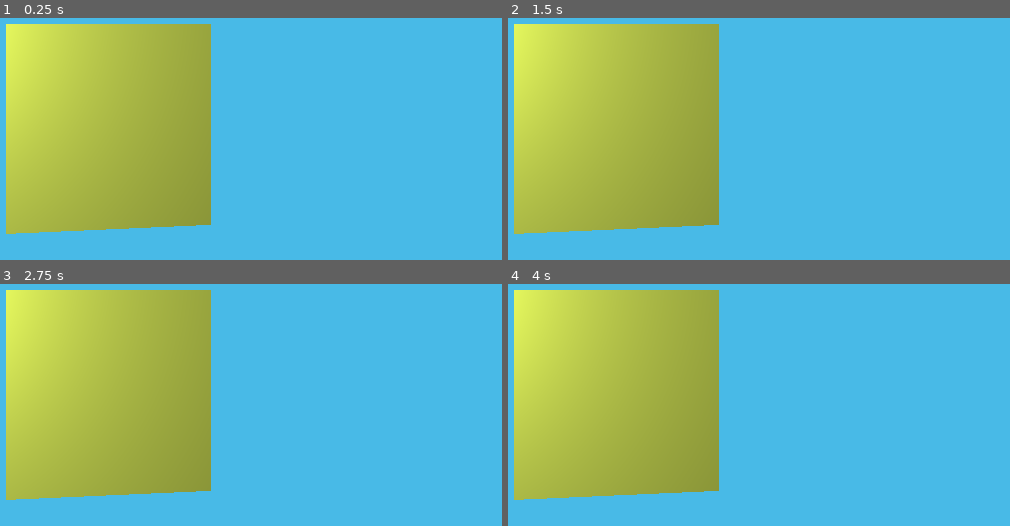
Above: before the commit, frames 1-4 (two rows, left to right).
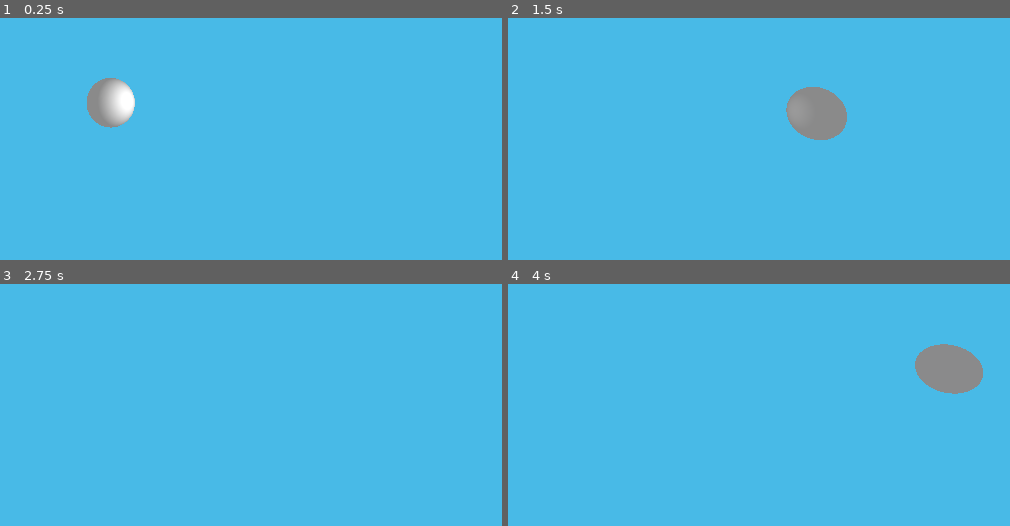
Above: after the commit, the same moments.

Repository: nickpastoria/LeadAHorseToWater
Game: Godot game, scene res://Scenes/TestScene.tscn
The game is run twice, just before and just after one commit, with the same random seed, the same clock (stepped at 60 frames per second) and the same inputs.
Inputs:
- Up to frame 1 (0.25 s): no input
- Up to frame 2 (1.5 s): tap Enter at 0.5 s; hold Right (ui_right) 0.53-1.28 s; hold Down (ui_down) from 1.28 s (still down)
- Up to frame 3 (2.75 s): release Down (ui_down) at 2.03 s; hold Right (ui_right) from 2.03 s (still down)
- Up to frame 4 (4 s): tap Space at 2.75 s; release Right (ui_right) at 2.78 s; hold Up (ui_up) 2.78-3.53 s; tap Enter at 3.5 s; hold Left (ui_left) from 3.53 s (still down)

The runs differ from the first frame. In frame 1, 35% of the frame differs, in the area x 1-43%, y 2-90%; in frame 2, 37%; in frame 3, 35%; in frame 4, 37%, in the area x 1-95%, y 2-90%.

Commit message:
Basic Character Movement

Diff:
--- /dev/null
+++ b/Assets/Player.tscn
@@ -0,0 +1,16 @@
+[gd_scene load_steps=4 format=2]
+
+[ext_resource path="res://Scripts/Player.gd" type="Script" id=1]
+
+[sub_resource type="BoxShape" id=4]
+
+[sub_resource type="SphereMesh" id=5]
+
+[node name="Player" type="KinematicBody"]
+script = ExtResource( 1 )
+
+[node name="CollisionShape" type="CollisionShape" parent="."]
+shape = SubResource( 4 )
+
+[node name="MeshInstance" type="MeshInstance" parent="."]
+mesh = SubResource( 5 )
--- a/Scenes/TestScene.tscn
+++ b/Scenes/TestScene.tscn
@@ -1,9 +1,6 @@
-[gd_scene load_steps=4 format=2]
+[gd_scene load_steps=3 format=2]
 
-[sub_resource type="CubeMesh" id=1]
-
-[sub_resource type="SpatialMaterial" id=2]
-albedo_color = Color( 0.898039, 0.972549, 0.364706, 1 )
+[ext_resource path="res://Assets/Player.tscn" type="PackedScene" id=1]
 
 [sub_resource type="Environment" id=3]
 background_mode = 3
@@ -16,14 +13,11 @@
 
 [node name="Spatial" type="Spatial"]
 
-[node name="TestCube" type="MeshInstance" parent="."]
-transform = Transform( 1, 0, 0, 0, 1, 0, 0, 0, 1, -0.121098, 0, 0 )
-mesh = SubResource( 1 )
-material/0 = SubResource( 2 )
-
 [node name="Camera" type="Camera" parent="."]
-transform = Transform( 0.0726811, 0, 0.997355, 0, 1, 0, -0.997355, 0, 0.0726811, 4.11504, 0.9777, 0.320778 )
+transform = Transform( 0.999812, 4.65574e-10, -0.0193718, 0.00402697, 0.978155, 0.207839, 0.0189486, -0.207878, 0.977971, -0.62677, 5.96644, 12.8714 )
 environment = SubResource( 3 )
 
 [node name="OmniLight" type="OmniLight" parent="."]
 transform = Transform( 1, 0, 0, 0, 1, 0, 0, 0, 1, 2.1839, 1.23133, 2.26278 )
+
+[node name="Player" parent="." instance=ExtResource( 1 )]
--- /dev/null
+++ b/Scripts/Player.gd
@@ -0,0 +1,27 @@
+extends KinematicBody
+
+var velocity = Vector3(0,0,0);
+var accelleration_magnitude = 1;
+var max_speed = 10
+var speed_dampening = 0.35;
+
+func _ready():
+	pass
+
+func _physics_process(delta):
+	var accelleration = Vector3(0,0,0)
+	if Input.is_action_pressed("ui_right"):
+		accelleration.x += 1
+	if Input.is_action_pressed("ui_left"):
+		accelleration.x -= 1
+	if Input.is_action_pressed("ui_up"):
+		accelleration.z -= 1
+	if Input.is_action_pressed("ui_down"):
+		accelleration.z += 1
+	velocity += accelleration.normalized() * accelleration_magnitude
+	if velocity.length() > max_speed:
+		velocity = velocity.normalized() * max_speed
+	if velocity.length() < -0.1 or velocity.length() > 0.1 :
+		velocity -= velocity.normalized() * speed_dampening
+
+	move_and_slide(velocity)
